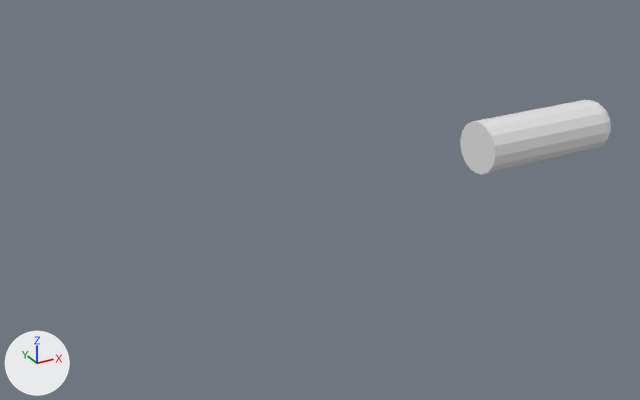
What one commit did to the OBJ model Models/Bullet/Bullet.obj.
The view is the same before and after, from a 50 mm lens placed at (-0.502, -0.531, 0.252), pointed at (-0.205, 0.009, -0.018). The lights are fixed; the arrows at lower left show +X, +Y and +Z. Where no turn or scale is listed for an object, it has been applied to the vertices.
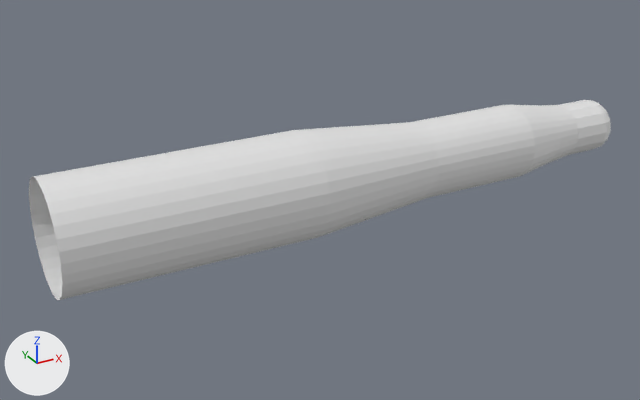
What differs and where, as boxes (x1, y1, x2, y2) in the pictures (640 x 400 px):
'Cylinder', reshaped (284% wider, 164% taller)
    before: (460, 100, 611, 175)
    after: (29, 100, 611, 300)
part 1 of me_cylinder, added
    after: (29, 105, 578, 300)

The change in detail:
me_cylinder is used by ob_cylinder; location (0.0, 0.0, 0.0).
me_cylinder had 97 vertices, 172 faces and spanned x -0.0646..0.0715, y -0.0226..0.0226, z -0.0196..0.024.
me_cylinder now has 289 vertices, 492 faces and spans x -0.4101..0.0715, y -0.0404..0.0401, z -0.0379..0.0426.
me_cylinder part 1: a new loose piece of 192 vertices spanning x -0.4101..0.0229, y -0.0404..0.0401, z -0.0379..0.0426.
